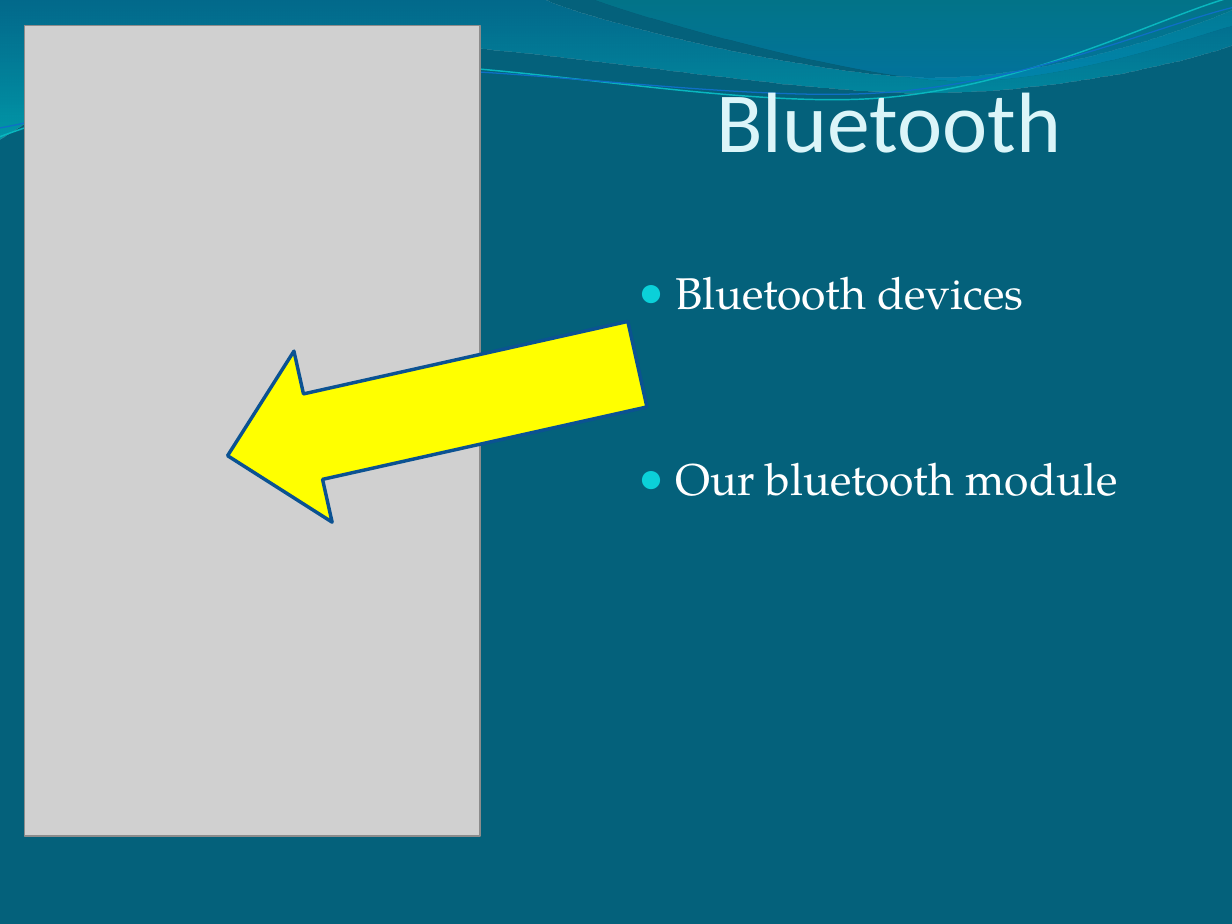
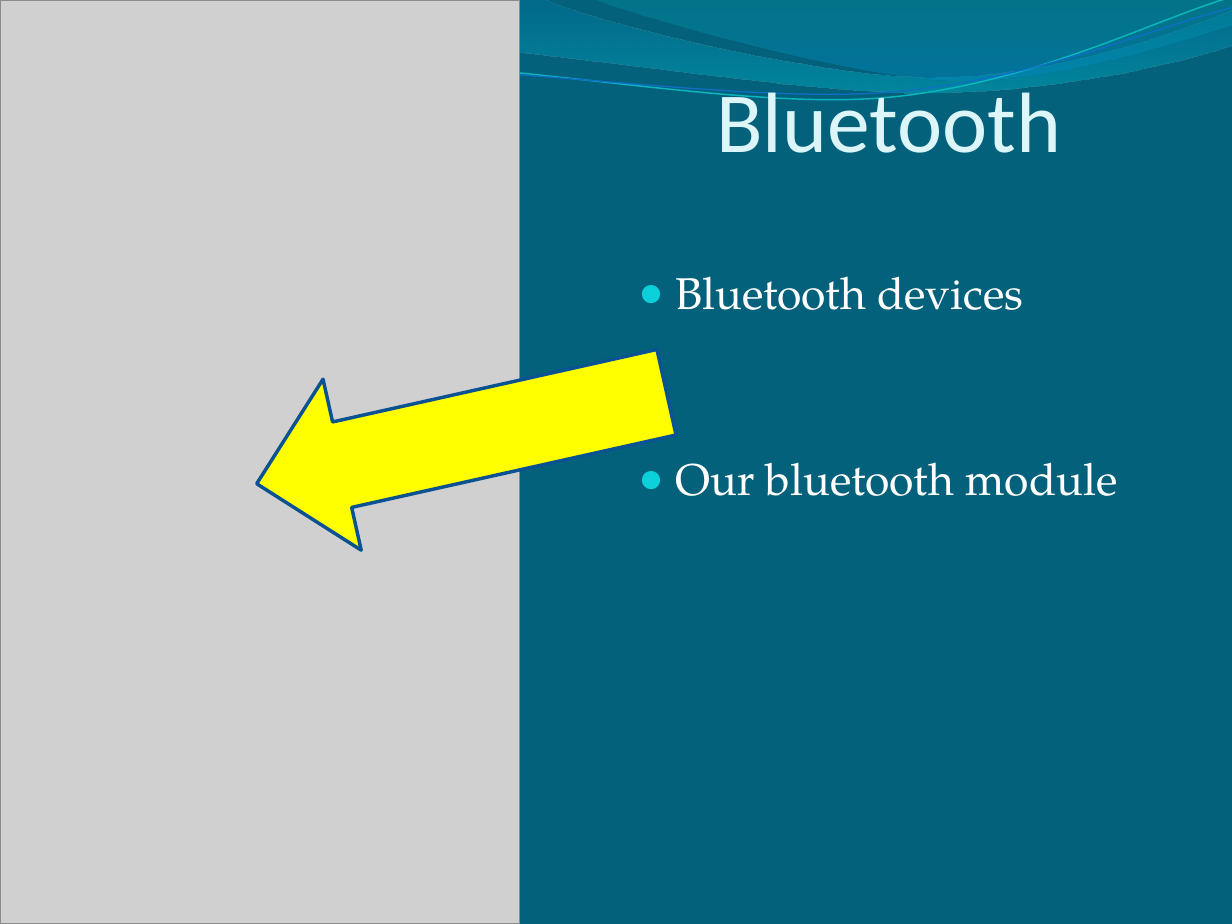
Before and after one commit to Pontus92/JAMP, a slide deck: slide 10 of PowerPoint/Easy Speech.pptx (slide 6 before the commit). Drawn at 1232x924 pixels with LibreOffice and Linux fonts; fonts in the diff are those of the drawing; grey boxes stand for pictures. Boxes give left, top, right and bottom in pixels: in the first picture for what was removed or moved away, otherwise in the second. Text is boxed around its words. In the diff, an @@ line names an element or a change of style, - is before the commit and + after.

```diff
--- a/PowerPoint/Easy Speech.pptx
+++ b/PowerPoint/Easy Speech.pptx
@@ picture: place and size @@
-picture at box(25, 26, 480, 837)
+picture at box(0, 0, 520, 924)
@@ left arrow: place and size @@
-left arrow at box(209, 279, 657, 541)
+left arrow at box(237, 306, 685, 569)
```
Also in this commit, not shown: 4 other slides changed, 12 slides added, 2 slides removed, 1 other file.
